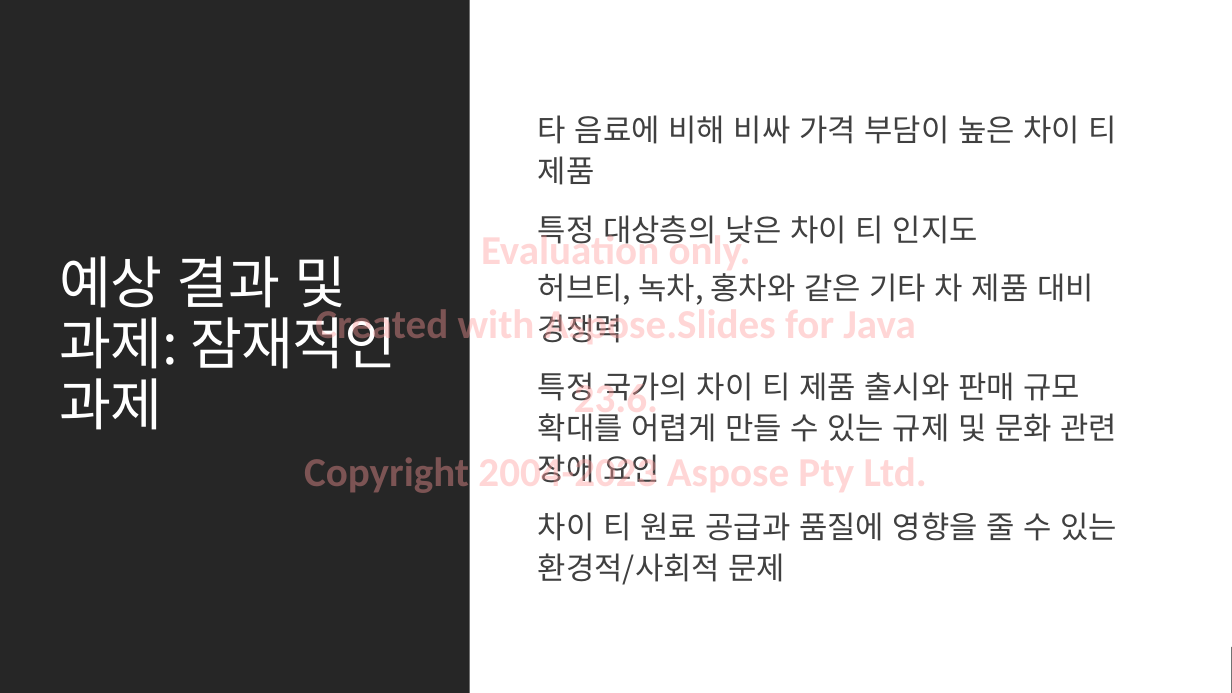
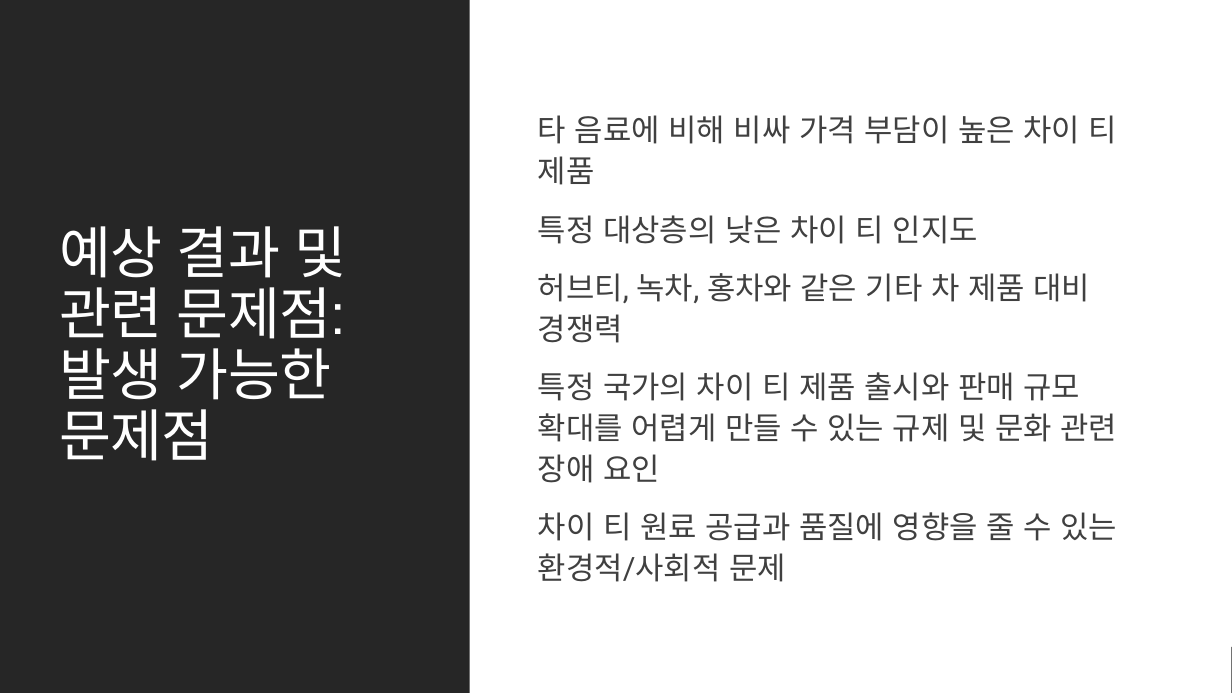
Before and after one commit to MicrosoftLearning/MS-4004-Empower-workforce-copilot-use-cases.ko-kr, a slide deck: slide 13 of ResourceFiles/Mystic Spice Premium Chai Market Analysis Presentation.pptx. Drawn at 1232x693 pixels with LibreOffice and Linux fonts; fonts in the diff are those of the drawing. Boxes give left, top, right and bottom in pixels: in the first picture for what was removed or moved away, otherwise in the second. Text is boxed around its words. In the diff, an @@ line names an element or a change of style, - is before the commit and + after.

```diff
--- a/ResourceFiles/Mystic Spice Premium Chai Market Analysis Presentation.pptx
+++ b/ResourceFiles/Mystic Spice Premium Chai Market Analysis Presentation.pptx
@@ text "타 음료에 비해 비싸 가격 ..." at [538, 115, 1117, 582]: font Noto Sans CJK KR to Roboto @@
@@ title at [59, 226, 347, 461]: text changed; font Noto Sans CJK KR to Roboto Slab @@
-예상 결과 및 과제: 잠재적인 과제
+예상 결과 및 관련 문제점: 발생 가능한 문제점
@@ text removed at [304, 230, 915, 493] @@
-Evaluation only.
-Created with Aspose.Slides for Java 23.6.
-Copyright 2004-2023 Aspose Pty Ltd.
```
Also in this commit, not shown: 13 other slides changed, 19 other files.
